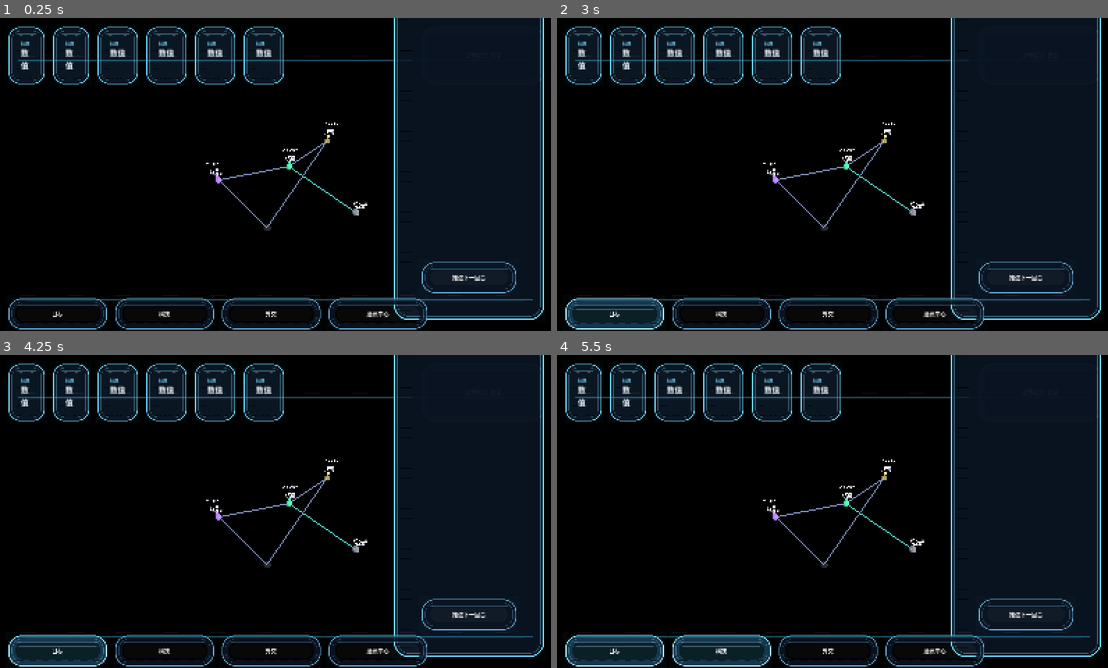
Above: before the commit, frames 1-4 (two rows, left to right).
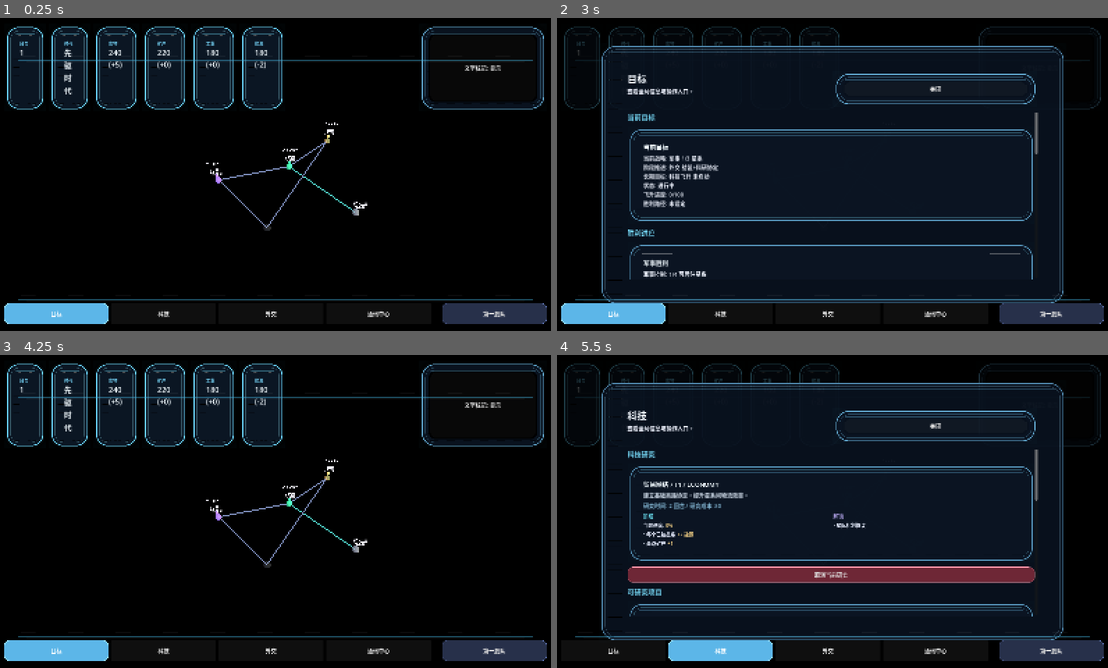
Above: after the commit, the same moments.

Repository: paleriderrrr/starcat
Game: Godot game, scene res://scenes/Main.tscn
The game is run twice, just before and just after one commit, with the same random seed, the same clock (stepped at 60 frames per second) and the same inputs.
Inputs (mouse positions are in pixels of both pictures, inside the frame that each line leads up to):
- Up to frame 1 (0.25 s): no input
- Up to frame 2 (3 s): click "文字标记: 显示" at 0.5 s; click "文字标记: 显示" (after the commit: "文字标记: 隐藏") at 1.25 s; click (1025, 277) at 2 s, where only the run before the commit has a clickable "推进下一回合"; click "目标" at 2.75 s
- Up to frame 3 (4.25 s): click (380, 426) at 3.5 s, where only the run after the commit has a clickable "关闭"
- Up to frame 4 (5.5 s): click "科技" at 4.25 s; click (832, 580) at 5 s, where only the run after the commit has a clickable "开始研究"

The runs differ from the first frame. In frame 1, 33% of the frame differs, in the area x 0-100%, y 0-100%; in frame 2, 66%; in frame 3, 33%; in frame 4, 67%, in the area x 1-100%, y 0-100%.
Error before the commit: Parse Error: Could not preload resource file "res://scenes/ui/InfoCard.tscn". (res://scripts/HudLayer.gd:23)

Commit message:
Refine HUD runtime validation and restore UI imports

Diff:
--- a/starcat/scenes/ui/InfoCard.tscn
+++ b/starcat/scenes/ui/InfoCard.tscn
@@ -1 +1,17 @@
 [gd_scene load_steps=3 format=3]
+
+[ext_resource type="Texture2D" path="res://assets/ui/bridge/panel_shell.png" id="1_panel"]
+
+[sub_resource type="StyleBoxTexture" id="1"]
+texture = ExtResource("1_panel")
+texture_margin_left = 46.0
+texture_margin_top = 46.0
+texture_margin_right = 46.0
+texture_margin_bottom = 46.0
+
+[node name="InfoCard" type="PanelContainer"]
+theme_override_styles/panel = SubResource("1")
+
+[node name="Content" type="VBoxContainer" parent="."]
+layout_mode = 2
+theme_override_constants/separation = 4
--- a/starcat/scripts/HudLayer.gd
+++ b/starcat/scripts/HudLayer.gd
@@ -271,12 +271,7 @@
 	_panel_add(_make_section_title("当前目标"))
 	_panel_add(_make_status_card(
 		"当前目标",
-		[
-			"目标: %s" % str(GameState.game_state.get("objective", "")),
-			"状态: %s" % _game_status_label(str(GameState.game_state.get("status", "PLAYING"))),
-			"飞升进度: %s/100" % str(GameState.game_state.get("ascension_progress", 0)),
-			"胜利路径: %s" % _victory_path_label(GameState.game_state.get("victory_path", null))
-		]
+		_objective_summary_lines()
 	))
 	_panel_add(_make_section_title("胜利进度"))
 	_panel_add(_make_status_card(
@@ -569,12 +564,24 @@
 		_panel_add(_make_action_button("查看详情", _open_message_modal.bind(GameState.diplomatic_message), "primary"))
 
 func _build_communications_panel() -> void:
+	var visible_messages: Array = GameState.get_visible_diplomatic_messages()
+	var pending_proposals: Array = GameState.get_pending_proposals()
+	var recent_reports: Array = GameState.get_recent_combat_reports()
 	_panel_add(_make_section_title("通讯中心"))
 	_panel_add(_make_status_card(
 		"通讯中心",
 		[
 			"收录玩家可见的系统消息、外交通信与待处理提案。",
 			"列表只保留摘要，完整正文统一通过详情查看。"
+		]
+	))
+	_panel_add(_make_summary_card(
+		"当前摘要",
+		[
+			"系统消息: %s" % str(GameState.game_state.get("messages", []).size() + recent_reports.size()),
+			"外交通信: %s" % str(visible_messages.size() + (0 if GameState.diplomatic_message.is_empty() else 1)),
+			"待处理提案: %s" % str(pending_proposals.size()),
+			"最新回合: T%s" % str(GameState.game_state.get("turn", 1))
 		]
 	))
 	_panel_add(_make_section_title("系统消息"))
@@ -585,7 +592,7 @@
 			"meta": _message_type_label(str(message.get("type", "SYSTEM"))),
 			"summary": _truncate_text(str(message.get("content", "")), 96)
 		})
-	for report: Dictionary in GameState.get_recent_combat_reports().slice(0, 3):
+	for report: Dictionary in recent_reports.slice(0, 3):
 		system_entries.append({
 			"title": "T%s / %s" % [str(report.get("turn", 1)), str(report.get("title", "战斗结果"))],
 			"meta": "%s vs %s" % [str(report.get("attackerName", "进攻方")), str(report.get("defenderName", "防守方"))],
@@ -597,7 +604,6 @@
 		for entry: Dictionary in system_entries:
 			_panel_add(_make_feed_card(str(entry.get("title", "")), str(entry.get("meta", "")), str(entry.get("summary", "")), ""))
 	_panel_add(_make_section_title("外交通信"))
-	var visible_messages: Array = GameState.get_visible_diplomatic_messages()
 	var diplomacy_entries: Array = visible_messages.slice(0, min(8, visible_messages.size()))
 	if not GameState.diplomatic_message.is_empty():
 		var already_listed: bool = false
@@ -623,7 +629,6 @@
 			))
 			_panel_add(_make_action_button("查看详情", _open_message_modal.bind(message)))
 	_panel_add(_make_section_title("提案"))
-	var pending_proposals: Array = GameState.get_pending_proposals()
 	if pending_proposals.is_empty():
 		_panel_add(_make_status_card("提案", ["当前没有待处理的外交提案。"]))
 	else:
@@ -737,6 +742,8 @@
 	var total_hp: int = 0
 	var total_max_hp: int = 0
 	var total_damage: int = 0
+	var reachable_routes: Array = GameState.get_reachable_system_details(fleet.get("id", ""))
+	var player_energy: int = int(GameState.get_player_faction().get("resources", {}).get("energy", 0))
 	for ship: Dictionary in fleet.get("ships", []):
 		total_hp += int(ship.get("hp", 0))
 		total_max_hp += int(ship.get("maxHp", 0))
@@ -757,6 +764,9 @@
 		"选择一个任务组后会立即切换当前舰队指令。",
 		"移动模式开启后，直接点击星图中的可达星系即可跃迁。"
 	]))
+	_panel_add(_make_status_card("当前建议", [
+		_fleet_action_hint(fleet, total_hp, total_max_hp, reachable_routes, player_energy)
+	]))
 	_panel_add(_make_section_title("行动指令"))
 	_panel_add(_make_action_grid([
 		_make_action_button("待命", GameState.set_selected_fleet_mission.bind("IDLE"), "neutral"),
@@ -768,11 +778,21 @@
 	_panel_add(_make_section_title("机动与维护"))
 	var move_mode_active: bool = GameState.fleet_move_mode and GameState.selected_fleet_id == str(fleet.get("id", ""))
 	var start_move_button: Button = _make_action_button("开始移动", GameState.begin_fleet_move_mode.bind(fleet.get("id", "")), "primary")
-	start_move_button.disabled = move_mode_active
+	start_move_button.disabled = move_mode_active or int(fleet.get("movementCooldown", 0)) > 0 or reachable_routes.is_empty()
+	if move_mode_active:
+		start_move_button.tooltip_text = "该舰队已经处于移动模式。"
+	elif int(fleet.get("movementCooldown", 0)) > 0:
+		start_move_button.tooltip_text = "舰队仍在移动冷却中，暂时不能再次规划跃迁。"
+	elif reachable_routes.is_empty():
+		start_move_button.tooltip_text = "当前没有可达航线，无法进入移动选择。"
 	var cancel_move_button: Button = _make_action_button("取消移动", GameState.cancel_fleet_move_mode, "neutral")
 	cancel_move_button.disabled = not move_mode_active
+	if not move_mode_active:
+		cancel_move_button.tooltip_text = "当前未处于移动模式。"
 	var repair_button: Button = _make_action_button("修复舰队", GameState.repair_fleet.bind(fleet.get("id", "")), "accent")
 	repair_button.disabled = total_hp >= total_max_hp
+	if repair_button.disabled:
+		repair_button.tooltip_text = "舰队已处于满状态，无需修理。"
 	_panel_add(_make_action_grid([
 		start_move_button,
 		cancel_move_button,
@@ -809,19 +829,25 @@
 	_panel_add(_make_section_title("编组与评估"))
 	var split_button: Button = _make_action_button("拆分舰队", GameState.split_selected_fleet, "neutral")
 	split_button.disabled = fleet.get("ships", []).size() < 2
+	if split_button.disabled:
+		split_button.tooltip_text = "至少需要 2 艘舰船才能拆分舰队。"
 	var merge_button: Button = _make_action_button("合并本地舰队", GameState.merge_player_fleets_at_selected_system, "accent")
 	merge_button.disabled = GameState.get_player_fleets_in_system(str(fleet.get("systemId", ""))).size() < 2
+	if merge_button.disabled:
+		merge_button.tooltip_text = "本星系至少需要 2 支己方舰队才能合并。"
 	var status_button: Button = _make_action_button("状态评估", GameState.request_selected_fleet_status, "accent")
+	status_button.tooltip_text = "刷新舰队分析，查看战备与编组评估。"
 	_panel_add(_make_action_grid([
 		split_button,
 		merge_button,
 		status_button
 	], 2))
 	_panel_add(_make_section_title("可达航线"))
-	var player_energy: int = int(GameState.get_player_faction().get("resources", {}).get("energy", 0))
+	if reachable_routes.is_empty():
+		_panel_add(_make_status_card("可达航线", ["当前没有直接相连的可达星系。"]))
 	for ship: Dictionary in fleet.get("ships", []):
 		_panel_add(_make_fleet_ship_card(ship))
-	for route: Dictionary in GameState.get_reachable_system_details(fleet.get("id", "")):
+	for route: Dictionary in reachable_routes:
 		var system_id: String = str(route.get("systemId", ""))
 		var system: Dictionary = GameState.get_system_by_id(system_id)
 		var fits_bandwidth: bool = bool(route.get("fitsBandwidth", true))
@@ -1393,6 +1419,34 @@
 		parts.append("%s%s %s" % [prefix, str(value), RESOURCE_NAMES.get(key, key)])
 	return "无" if parts.is_empty() else " / ".join(parts)
 
+func _objective_summary_lines() -> Array:
+	var objective_text: String = str(GameState.game_state.get("objective", ""))
+	var segments: PackedStringArray = objective_text.split(" | ") if objective_text != "" else PackedStringArray()
+	var lines: Array = []
+	lines.append("当前战略: %s" % (segments[0] if segments.size() > 0 else "未设定"))
+	if segments.size() > 1:
+		lines.append("阶段推进: %s" % segments[1])
+	if segments.size() > 2:
+		lines.append("长期目标: %s" % segments[2])
+	lines.append("状态: %s" % _game_status_label(str(GameState.game_state.get("status", "PLAYING"))))
+	lines.append("飞升进度: %s/100" % str(GameState.game_state.get("ascension_progress", 0)))
+	lines.append("胜利路径: %s" % _victory_path_label(GameState.game_state.get("victory_path", null)))
+	return lines
+
+func _fleet_action_hint(fleet: Dictionary, total_hp: int, total_max_hp: int, reachable_routes: Array, player_energy: int) -> String:
+	if total_hp < total_max_hp:
+		return "舰队存在战损，若资源允许，优先修复后再执行高风险任务。"
+	if int(fleet.get("movementCooldown", 0)) > 0:
+		return "舰队仍在冷却中，本回合更适合调整任务或等待下一次跃迁窗口。"
+	if reachable_routes.is_empty():
+		return "当前没有直接航线可用，建议先改为驻防或等待新通道出现。"
+	var cheapest_route_cost: int = 999999
+	for route: Dictionary in reachable_routes:
+		cheapest_route_cost = mini(cheapest_route_cost, int(route.get("traversalCost", 1)))
+	if player_energy < cheapest_route_cost:
+		return "舰队具备可达航线，但当前能源不足以完成最便宜的一次跃迁。"
+	return "舰队状态完备，可在本回合执行跃迁、殖民或前沿打击任务。"
+
 func _treaty_names_text(treaties: Array) -> String:
 	if treaties.is_empty():
 		return "无"
Not shown, added: starcat/assets/ui/bridge/button_base.png.import
Not shown, added: starcat/assets/ui/bridge/button_disabled.png.import
Not shown, added: starcat/assets/ui/bridge/button_hover.png.import
Not shown, added: starcat/assets/ui/bridge/button_pressed.png.import
Not shown, added: starcat/assets/ui/bridge/card_shell.png.import
Not shown, added: starcat/assets/ui/bridge/card_shell_alert.png.import
Not shown, added: starcat/assets/ui/bridge/chip_panel.png.import
Not shown, added: starcat/assets/ui/bridge/divider_glow.png.import
Not shown, added: starcat/assets/ui/bridge/panel_shell.png.import
Not shown, added: starcat/assets/ui/bridge/panel_shell_strong.png.import
Not shown, added: starcat/assets/ui/bridge/tab_active.png.import
Not shown, added: starcat/assets/ui/bridge/tab_idle.png.import
(and 1 more such lines)
